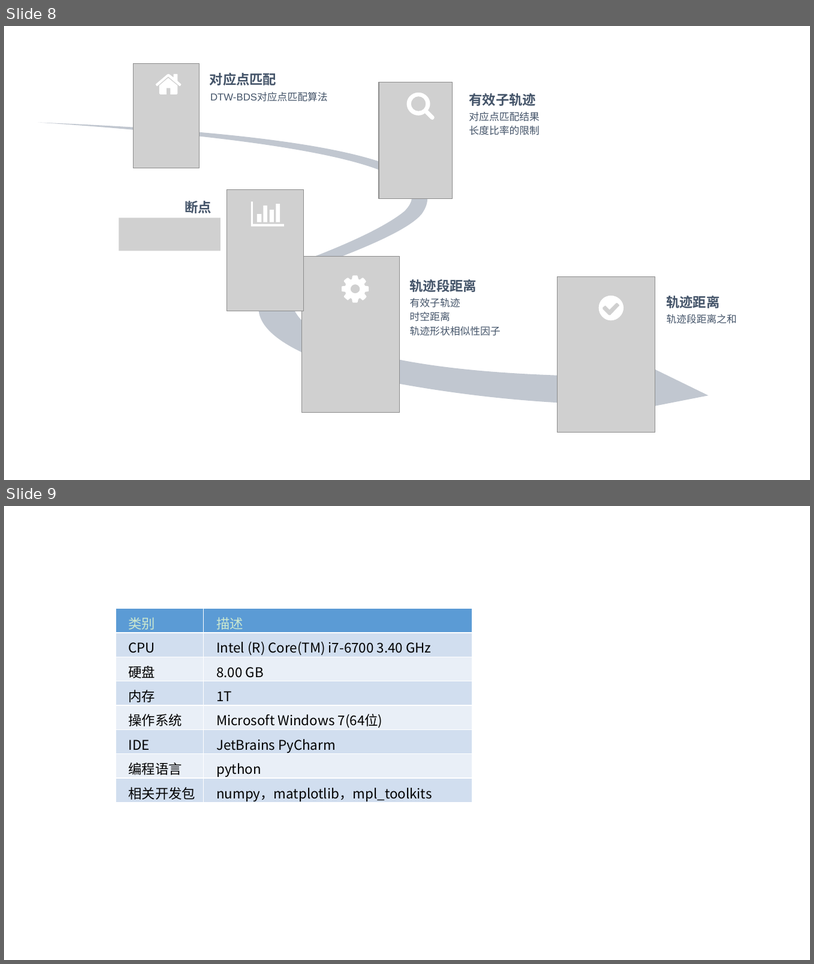
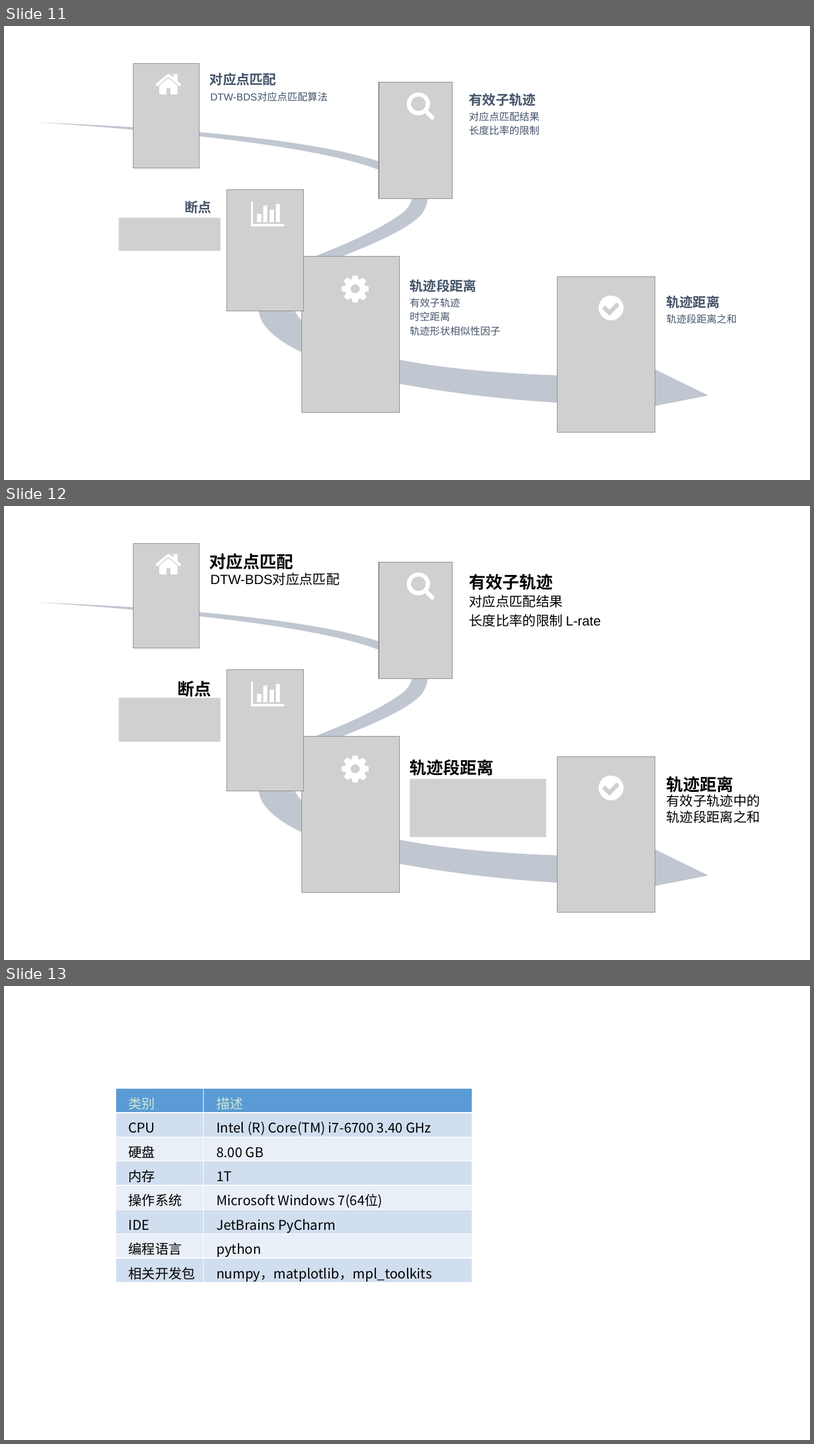
Before and after one commit to dingguangwei/biyelunwen, a slide deck: 答辩-素材.pptx. Shown one above the other, each under a label of ours: slides 8 and 9 before the commit, slides 11, 12 and 13 after it. The pictures are 814x964 and 814x1444 pixels, drawn with LibreOffice and Linux fonts; fonts in the diff are those of the drawing; grey boxes stand for pictures. Boxes give left, top, right and bottom in pixels: in the first picture for what was removed or moved away, otherwise in the second. Text is boxed around its words. In the diff, an @@ line names an element or a change of style, - is before the commit and + after.

```diff
--- a/答辩-素材.pptx
+++ b/答辩-素材.pptx
@@ slide 12 added at (4,506,810,960), background #CCE8CF @@
@@ picture added at (133,544,199,648) @@
@@ freeform shape added at (156,554,181,574), fill #FFFFFF @@
@@ text added at (210,553,294,570), 20 pt, text #000000, bold @@
+对应点匹配
@@ text added at (210,573,339,585), 16 pt, text #000000 @@
+DTW-BDS对应点匹配
@@ picture added at (379,562,452,679) @@
@@ freeform shape added at (407,573,435,600), fill #FFFFFF @@
@@ text added at (470,574,554,590), 20 pt, text #000000, bold @@
+有效子轨迹
@@ text added at (469,595,601,627), 16 pt, text #000000 @@
+对应点匹配结果
+长度比率的限制 L-rate
@@ freeform shape added at (38,602,709,898), fill #C1C7D0 @@
@@ text added at (178,681,212,697), 20 pt, text #000000, bold @@
+断点
@@ picture added at (227,669,304,791) @@
@@ freeform shape added at (251,681,285,706), fill #FFFFFF @@
@@ picture added at (119,698,221,742) @@
@@ picture added at (302,736,400,892) @@
@@ freeform shape added at (342,755,369,783), fill #FFFFFF @@
@@ picture added at (558,756,656,912) @@
@@ text added at (410,759,494,775), 20 pt, text #000000, bold @@
+轨迹段距离
@@ freeform shape added at (599,775,624,800), fill #FFFFFF @@
@@ picture added at (410,779,546,837) @@
@@ text added at (666,776,734,795), 20 pt, text #000000, bold @@
+轨迹距离
@@ text added at (667,794,761,823), 16 pt, text #000000 @@
+有效子轨迹中的轨迹段距离之和
@@ what was slide 8 is now slide 11 @@
@@ what was slide 9 is now slide 13 @@
```
Also in this commit, not shown: 1 slide changed, 3 other slides added, 2 other files.
